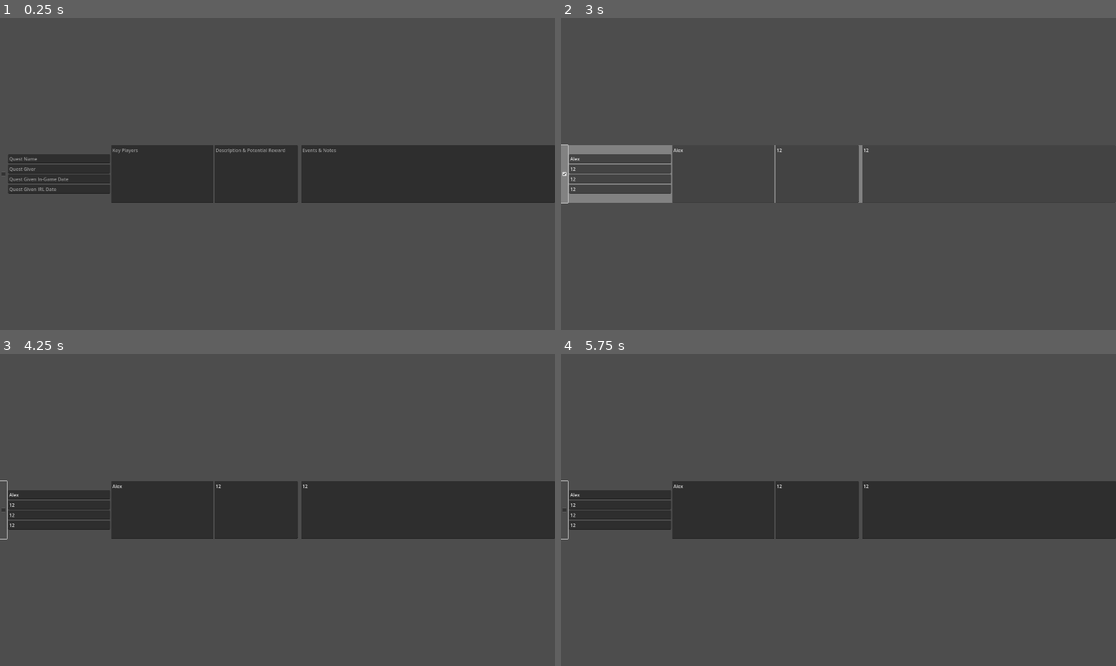
Above: before the commit, frames 1-4 (two rows, left to right).
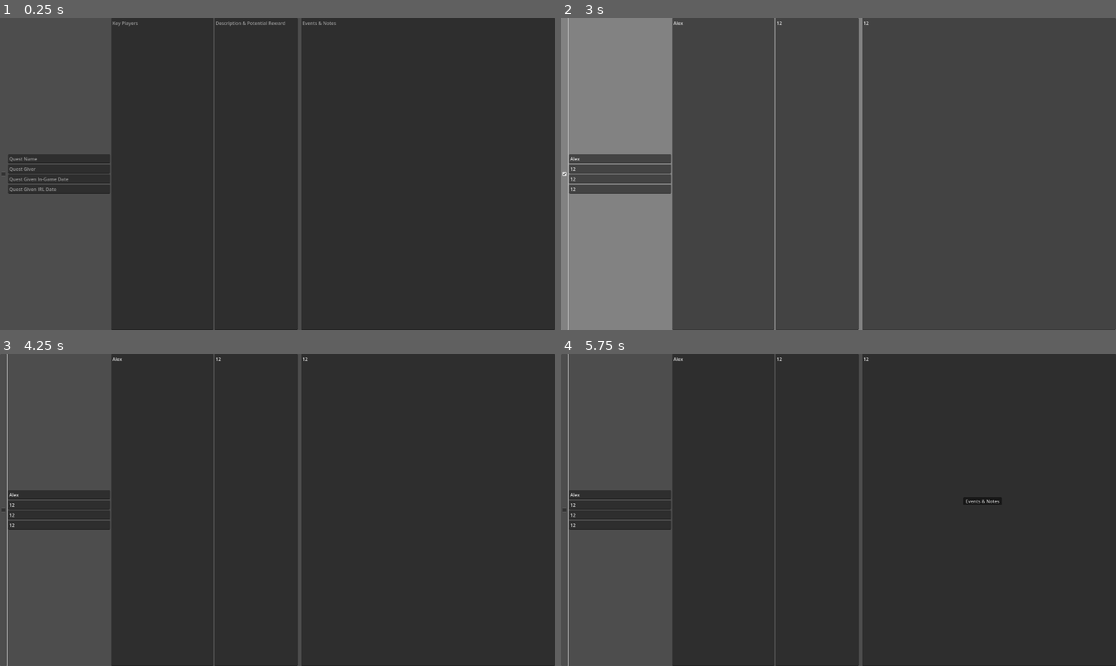
Above: after the commit, the same moments.

Repository: ChemistryMickey/DnD5e-Godot-CharacterSheet
Game: Godot game, scene res://src/UI/CharacterSheetSubpages/QuestLog/quest_line.tscn
Same seed, same stepped clock (60 frames per second), same inputs: the game is played once before the commit and once after it. This scene is started directly instead of the project's main scene.
Inputs (mouse positions are in pixels of both pictures, inside the frame that each line leads up to):
- Up to frame 1 (0.25 s): no input
- Up to frame 2 (3 s): click (622, 158) at 0.52 s; type "Alex" at 0.6 s; click (622, 167) at 0.75 s; type "12" at 0.83 s; click (622, 180) at 0.98 s; type "12" at 1.07 s; click (622, 189) at 1.27 s; type "12" at 1.35 s; click (721, 174) at 1.5 s; type "Alex" at 1.58 s; click (816, 174) at 1.73 s; type "12" at 1.82 s; click (988, 174) at 2.02 s; type "12" at 2.1 s; click (566, 174) at 2.75 s
- Up to frame 3 (4.25 s): click (5, 510) at 3.5 s
- Up to frame 4 (5.75 s): click (566, 510) at 4.25 s; tap Enter at 5 s; move the mouse to (960, 494) at 5.02 s

The runs differ from the first frame. In frame 1, 64% of the frame differs, in the area x 20-100%, y 0-100%; in frame 2, 17%; in frame 3, 64%; in frame 4, 65%, in the area x 0-100%, y 0-100%.

Commit message:
Small changes. Comment out unreachable code as a cludge

Diff:
--- a/src/UI/CharacterSheetSubpages/Journal/JournalEntry.gd
+++ b/src/UI/CharacterSheetSubpages/Journal/JournalEntry.gd
@@ -17,8 +17,8 @@
 	$HBoxContainer/VBoxContainer/IGEdit.text = save_dict["In Game Timestamp"]
 	$HBoxContainer/Entry.text = save_dict["Entry"]
 
-func set_irl_date(str: String) -> void:
-	$HBoxContainer/VBoxContainer/IRLEdit.text = str
+func set_irl_date(s: String) -> void:
+	$HBoxContainer/VBoxContainer/IRLEdit.text = s
 
 func _on_selected_toggled(toggled_on: bool) -> void:
 	self.is_selected = toggled_on
--- a/src/UI/CharacterSheetSubpages/QuestLog/quest_line.tscn
+++ b/src/UI/CharacterSheetSubpages/QuestLog/quest_line.tscn
@@ -5,13 +5,13 @@
 [node name="QuestLine" type="Control"]
 custom_minimum_size = Vector2(0, 200)
 layout_mode = 3
-anchors_preset = 14
-anchor_top = 0.5
+anchors_preset = 15
 anchor_right = 1.0
-anchor_bottom = 0.5
+anchor_bottom = 1.0
 grow_horizontal = 2
 grow_vertical = 2
 size_flags_horizontal = 3
+size_flags_vertical = 3
 script = ExtResource("1_aonj4")
 
 [node name="SelectHighlight" type="ColorRect" parent="."]
@@ -44,26 +44,31 @@
 layout_mode = 2
 size_flags_horizontal = 3
 size_flags_stretch_ratio = 0.5
+tooltip_text = "Quest Name"
 placeholder_text = "Quest Name"
 
 [node name="Giver" type="LineEdit" parent="Container/VBoxContainer"]
 layout_mode = 2
 size_flags_horizontal = 3
 size_flags_stretch_ratio = 0.5
+tooltip_text = "Quest Giver"
 placeholder_text = "Quest Giver"
 
 [node name="InGameDate" type="LineEdit" parent="Container/VBoxContainer"]
 layout_mode = 2
+tooltip_text = "In-Game Date"
 placeholder_text = "Quest Given In-Game Date"
 
 [node name="IRLDate" type="LineEdit" parent="Container/VBoxContainer"]
 layout_mode = 2
+tooltip_text = "IRL Date"
 placeholder_text = "Quest Given IRL Date"
 
 [node name="KeyPlayers" type="TextEdit" parent="Container"]
 layout_mode = 2
 size_flags_horizontal = 3
 size_flags_stretch_ratio = 0.3
+tooltip_text = "Key Players/NPCs"
 focus_neighbor_right = NodePath("../Split/Description")
 focus_next = NodePath("../Split/Description")
 focus_previous = NodePath("../VBoxContainer/Title")
@@ -78,6 +83,7 @@
 [node name="Description" type="TextEdit" parent="Container/Split"]
 layout_mode = 2
 size_flags_horizontal = 3
+tooltip_text = "Description & Potential Rewards"
 focus_next = NodePath("../Events")
 focus_previous = NodePath("../../KeyPlayers")
 placeholder_text = "Description & Potential Reward"
@@ -88,6 +94,7 @@
 layout_mode = 2
 size_flags_horizontal = 3
 size_flags_stretch_ratio = 3.0
+tooltip_text = "Events & Notes"
 focus_next = NodePath("../../VBoxContainer/Title")
 focus_previous = NodePath("../Description")
 placeholder_text = "Events & Notes"
--- a/src/UI/OptionDialogue.gd
+++ b/src/UI/OptionDialogue.gd
@@ -5,10 +5,10 @@
 
 func toggle_self():
 	return # Stop displaying this. It's not helpful.
-	if self.visible:
-		self.visible = false
-	else:
-		self.visible = true
+	#if self.visible:
+		#self.visible = false
+	#else:
+		#self.visible = true
 
 func _on_QuitToDesktop_button_up() -> void:
 	Signals.emit_signal("show_confirmation", "quit_to_desktop")
@@ -18,6 +18,5 @@
 	Signals.emit_signal("show_confirmation", "quit_to_main_menu")
 	self.visible = false
 
-
 func _on_close_requested():
 	self.visible = false # Replace with function body.
